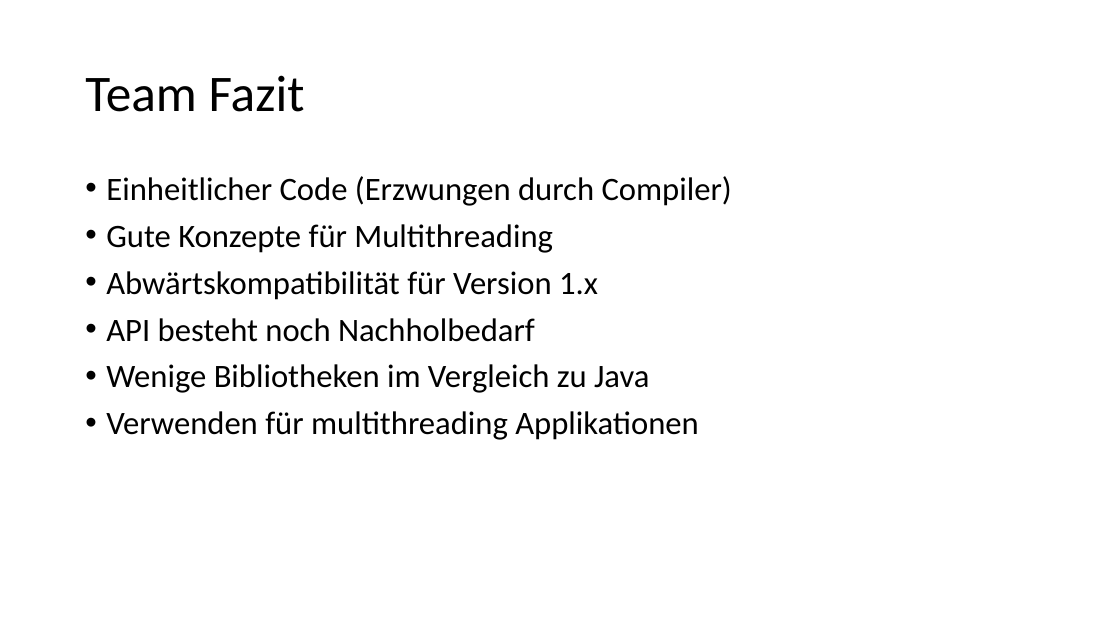
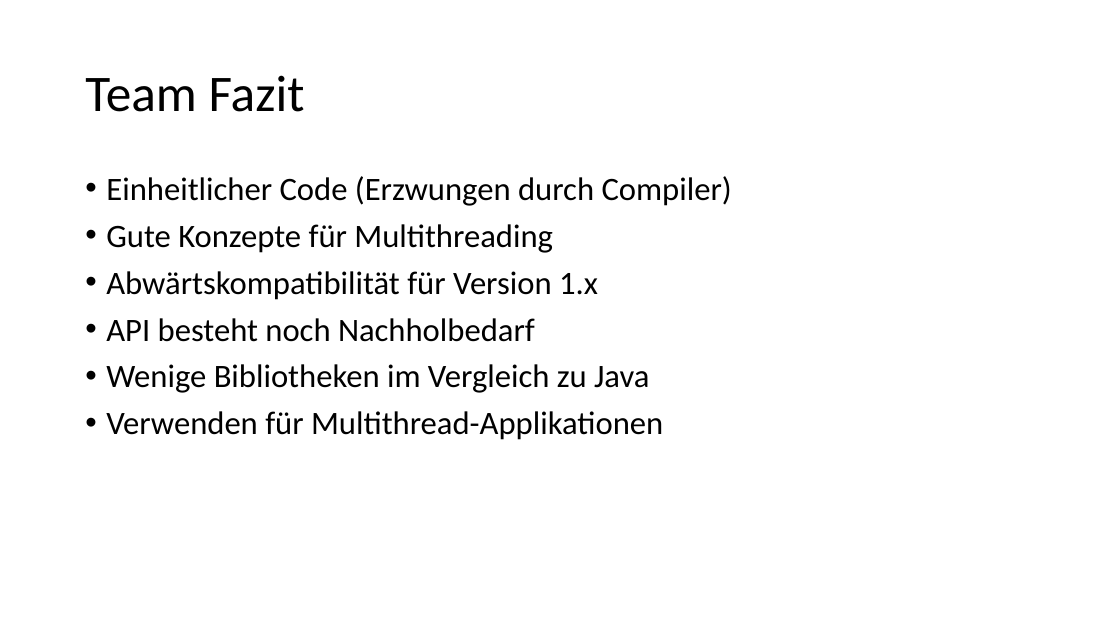
Before and after one commit to WicSan/pcp_go, a slide deck: slide 4 of Go_2018.pptx. Drawn at 1120x630 pixels with LibreOffice and Linux fonts; fonts in the diff are those of the drawing. Boxes give left, top, right and bottom in pixels: in the first picture for what was removed or moved away, otherwise in the second. Text is boxed around its words. In the diff, an @@ line names an element or a change of style, - is before the commit and + after.

Commit message:
Changed conclusion

```diff
--- a/Go_2018.pptx
+++ b/Go_2018.pptx
@@ text at <box>106,411,663,440</box>: text changed @@
-• Verwenden für multithreading Applikationen
+• Verwenden für Multithread-Applikationen
```
